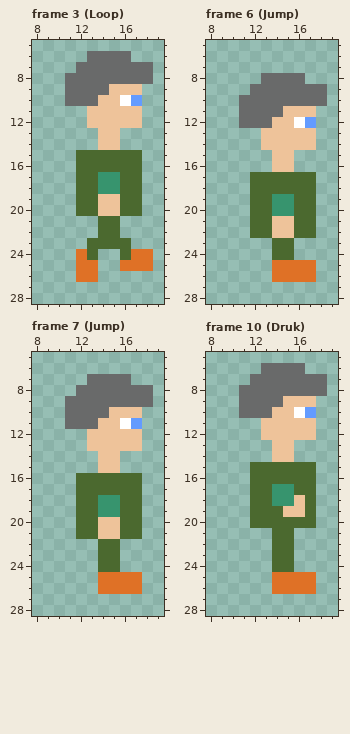
Two versions of one pixel-art file, Artwork/Soldaatje/Concept/soldaatje 32*32 geanimeerd.aseprite. Above: the version before the commit.
32x32 pixels, 13 frames. Shown: frame 3 (Loop): x 8..19, y 5..28; frame 6 (Jump): x 8..19, y 5..28; frame 7 (Jump): x 8..19, y 5..28; frame 10 (Druk): x 8..19, y 5..28. The commit also changed other frames, which this record leaves out.
Once edited:
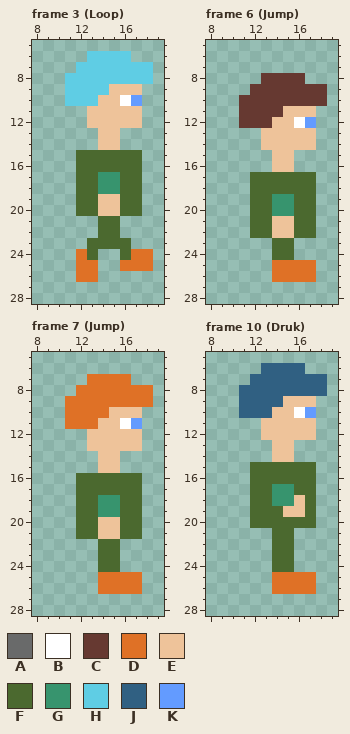
Palette (. is transparent): A #696a6a  B #ffffff  C #663931  D #df7126  E #eec39a  F #4b692f  G #37946e  H #5fcde4  J #306082  K #639bff
Difference:
Frame 3 (Loop):
Colour A gives way to colour H in row 6 at x 13 to 16; in row 7 at x 12 to 18; in row 8 at x 11 to 18; in row 9 at x 11 to 14; in row 10 at x 11 to 13.
Frame 6 (Jump):
Colour A gives way to colour C in row 8 at x 13 to 16; in row 9 at x 12 to 18; in row 10 at x 11 to 18; in row 11 at x 11 to 14; in row 12 at x 11 to 13.
Frame 7 (Jump):
Colour A gives way to colour D in row 7 at x 13 to 16; in row 8 at x 12 to 18; in row 9 at x 11 to 18; in row 10 at x 11 to 14; in row 11 at x 11 to 13.
Frame 10 (Druk):
Colour A gives way to colour J in row 6 at x 13 to 16; in row 7 at x 12 to 18; in row 8 at x 11 to 18; in row 9 at x 11 to 14; in row 10 at x 11 to 13.
